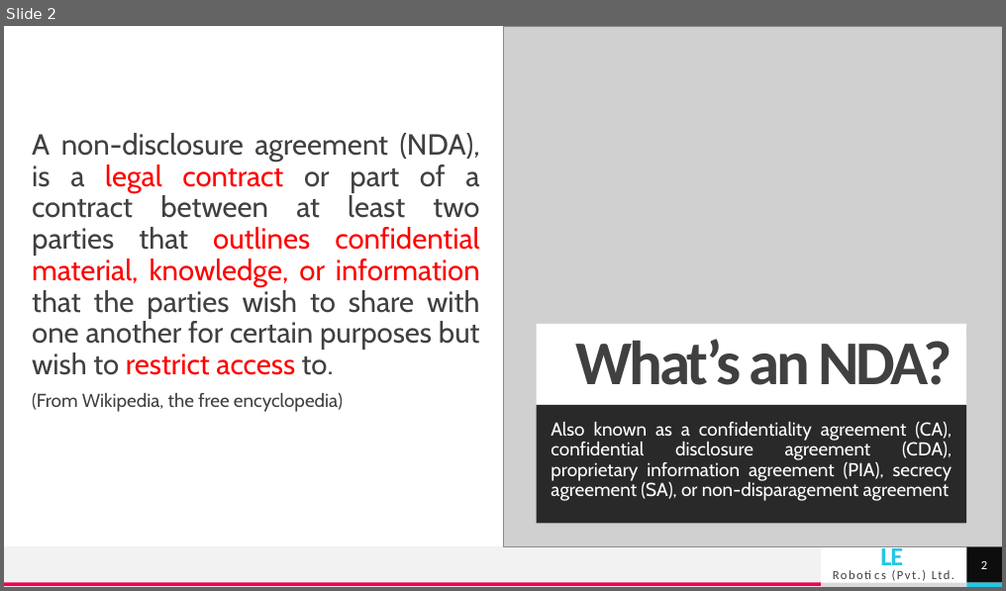
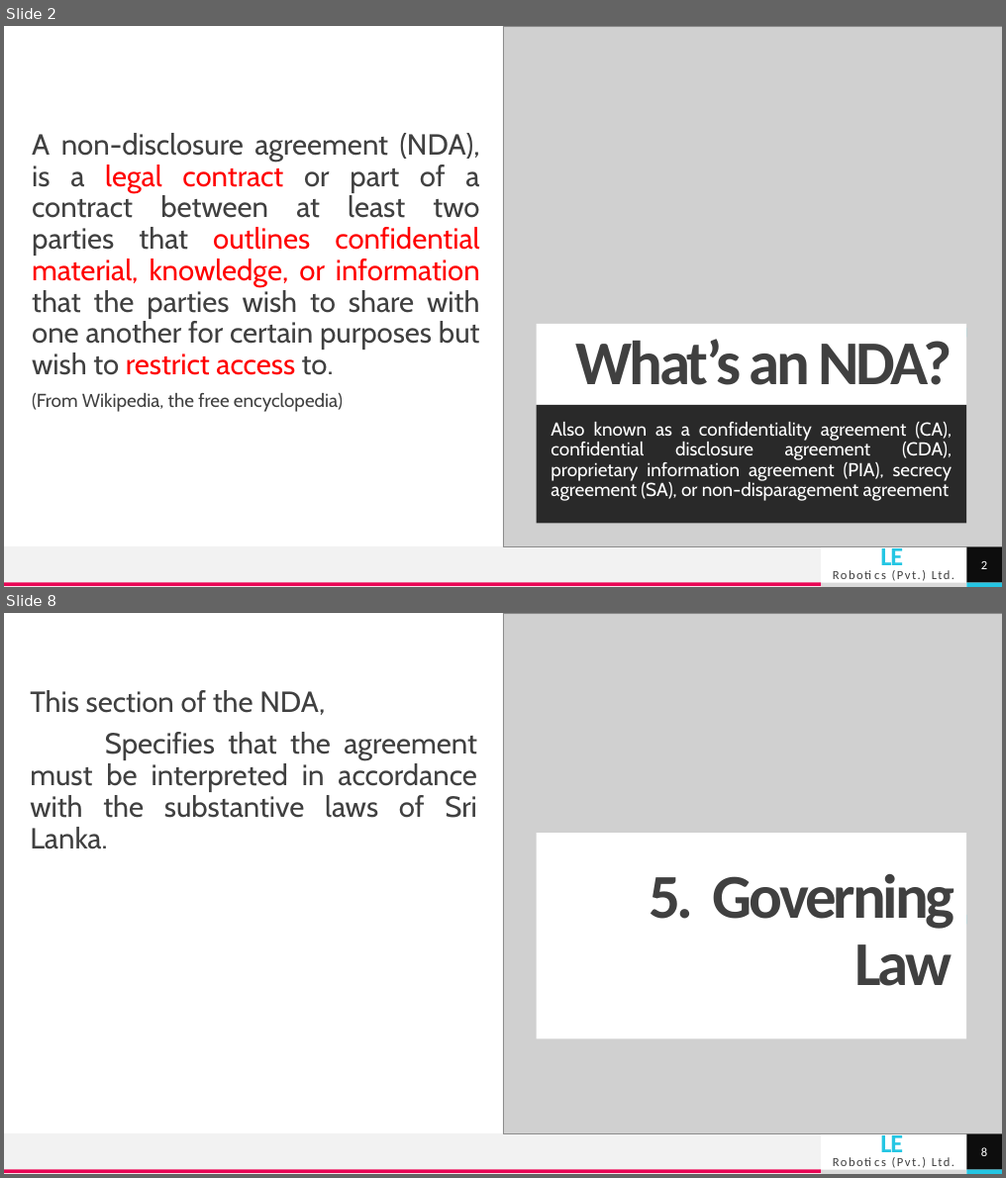
Before and after one commit to bimalka98/Industrial-Training, a slide deck: Presentations/Non-Disclosure Agreement.pptx. Shown one above the other, each under a label of ours: slide 2 before the commit, slides 2 and 8 after it; the slides between them are not shown. The pictures are 1006x591 and 1006x1178 pixels, drawn with LibreOffice and Linux fonts; fonts in the diff are those of the drawing; grey boxes stand for pictures. Boxes give left, top, right and bottom in pixels: in the first picture for what was removed or moved away, otherwise in the second. Text is boxed around its words. In the diff, an @@ line names an element or a change of style, - is before the commit and + after.

```diff
--- a/Presentations/Non-Disclosure Agreement.pptx
+++ b/Presentations/Non-Disclosure Agreement.pptx
@@ slide 8 added at (4, 613, 1002, 1174), background #FFFFFF; not listed: 6 template elements that a slide beside it also shows @@
@@ picture added at (503, 613, 1002, 1135) @@
@@ text added at (30, 690, 477, 850), 28 pt, text #404040 @@
+This section of the NDA,
+Specifies that the agreement must be interpreted in accordance with the substantive laws of Sri Lanka.
@@ title added at (537, 833, 966, 1040), fill #FFFFFF, 60 pt, text #404040, bold @@
+5. Governing Law
@@ rectangle added at (769, 915, 966, 925), fill #25C6E3 @@
@@ page number added at (966, 1135, 1002, 1170), fill #0D0D0D, 12 pt, text #FFFFFF @@
+8
```
Also in this commit, not shown: 1 slide changed, 4 other slides added.
